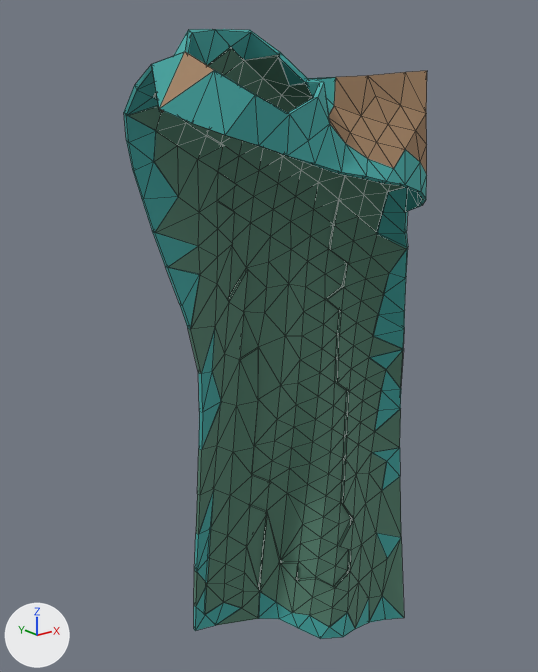
A saved change to the Blender file art/wardrobe/shoulders/ranger_cloak/item.blend.
Both versions are drawn from a 50 mm lens placed at (-0.474, -0.641, 1.415), pointed at (0.118, 0.099, 1.119). Arrows for +X, +Y and +Z are at lower left; the lights stay in place. The older version comes first. Mesh edges are drawn as thin lines.

The first picture shows 'item'.
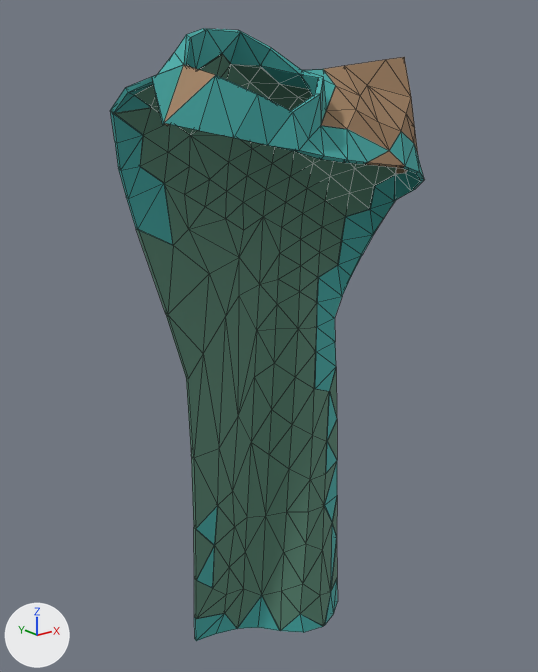
Where the change shows, as pixel boxes [x1, y1, x2, y2] in the pictures (538 x 672 px; the box of a moved part takes in the faces that stretch with it):
'item', reshaped: before [124, 29, 427, 639]; after [110, 28, 424, 641]
part 1 of me_garment_001, moved or reshaped: before [151, 52, 185, 111]; after [152, 65, 183, 124]
part 2 of me_garment_001, rebuilt: before [128, 47, 408, 628]; after [110, 53, 396, 631]
part 3 of me_garment_001, rebuilt: before [329, 71, 427, 175]; after [321, 57, 418, 174]
part 4 of me_garment_001, rebuilt (26% wider): before [124, 29, 280, 116]; after [111, 28, 308, 113]
part 5 of me_garment_001, rebuilt (16% wider, 12% taller): before [124, 114, 178, 233]; after [110, 111, 173, 245]
part 6 of me_garment_001, rebuilt (7% narrower): before [159, 52, 214, 112]; after [164, 65, 215, 126]
part 7 of me_garment_001, deleted: before [153, 232, 408, 631]
part 8 of me_garment_001, moved or reshaped: before [160, 52, 427, 639]; after [164, 69, 424, 641]

The change, as a list of edits to the scene's bpy script:
```text
Change me_garment_001:
    used by ob_item; location = (0.0, 0.0, 0.0)
    remove me_garment_001.from_pydata(...)  # 779 vertices, 1145 faces; spans x -0.108..0.382, y -0.092..0.19, z 0.572..1.488
    add me_garment_001.from_pydata(...)  # 646 vertices, 961 faces; spans x -0.109..0.277, y -0.092..0.172, z 0.619..1.487
    me_garment_001 part 1: the loose piece of 6 vertices spanning x -0.108..-0.066, y -0.024..0.001, z 1.407..1.461 is multiplied about its middle by the matrix ((0.961, -0.217, 0.008), (0.217, 0.957, -0.082), (0.01, 0.082, 0.982)), then moved by (-0.003, -0.004, -0.012)
    me_garment_001 part 2: the loose piece of 428 vertices spanning x -0.09..0.382, y -0.034..0.188, z 0.572..1.472 is rebuilt with 314 vertices and now spans x -0.107..0.256, y -0.008..0.165, z 0.625..1.467
    me_garment_001 part 3: the loose piece of 51 vertices spanning x 0.054..0.261, y -0.082..-0.008, z 1.315..1.451 is rebuilt with 46 vertices and now spans x 0.056..0.256, y -0.073..0.01, z 1.329..1.467
    me_garment_001 part 4: the loose piece of 30 vertices spanning x -0.1..0.058, y -0.009..0.078, z 1.402..1.488 is rebuilt with 40 vertices and now spans x -0.109..0.108, y -0.012..0.076, z 1.404..1.487
    me_garment_001 part 5: the loose piece of 16 vertices spanning x -0.09..-0.011, y 0.073..0.112, z 1.273..1.406 is rebuilt with 18 vertices and now spans x -0.107..-0.018, y 0.07..0.115, z 1.255..1.408
    me_garment_001 part 6: the loose piece of 6 vertices spanning x -0.108..-0.065, y -0.057..-0.008, z 1.407..1.461 is rebuilt with 6 vertices and now spans x -0.107..-0.065, y -0.057..-0.011, z 1.395..1.449
    me_garment_001 part 7: 14 loose pieces with 130 vertices, spanning x -0.043..0.382, y 0.019..0.19, z 0.572..1.273, are deleted
    me_garment_001 part 8: 111 vertices removed from x -0.108..0.296, y -0.092..0.165, z 0.592..1.466; 215 vertices added at x -0.107..0.277, y -0.092..0.172, z 0.619..1.45
```
